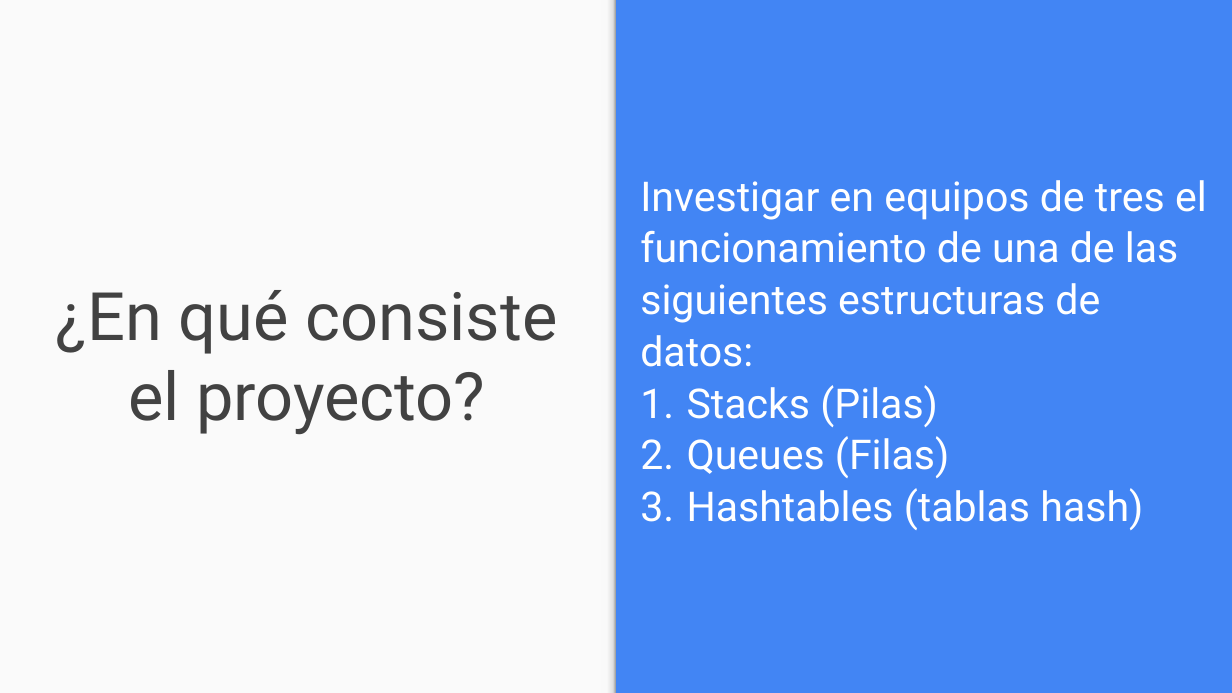
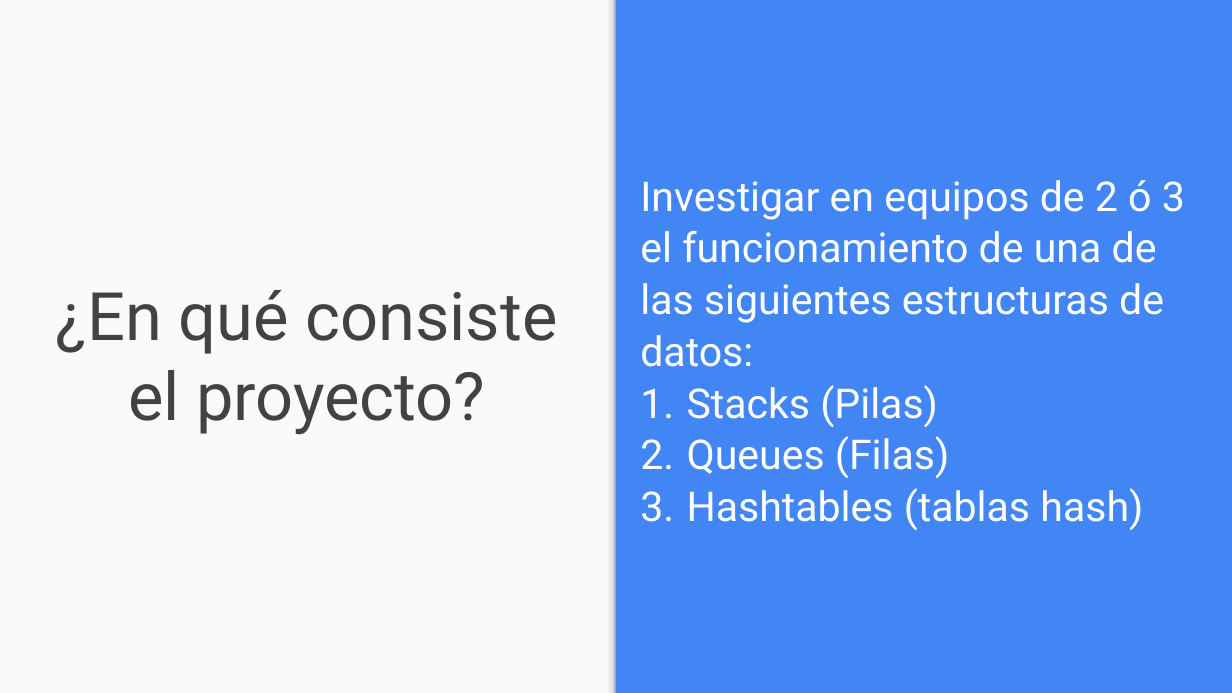
Before and after one commit to OMardil/INFO2_2021, a slide deck: slide 3 of PROYECTO/INFO2_PROYECTO.pptx. Drawn at 1232x693 pixels with LibreOffice and Linux fonts; fonts in the diff are those of the drawing. Boxes give left, top, right and bottom in pixels: in the first picture for what was removed or moved away, otherwise in the second. Text is boxed around its words. In the diff, an @@ line names an element or a change of style, - is before the commit and + after.

```diff
--- a/PROYECTO/INFO2_PROYECTO.pptx
+++ b/PROYECTO/INFO2_PROYECTO.pptx
@@ text at [640, 180, 1185, 367]: text changed @@
-Investigar en equipos de tres el funcionamiento de una de las siguientes estructuras de datos:
+Investigar en equipos de 2 ó 3 el funcionamiento de una de las siguientes estructuras de datos:
```
Also in this commit, not shown: 5 other slides changed, 15 other files.
